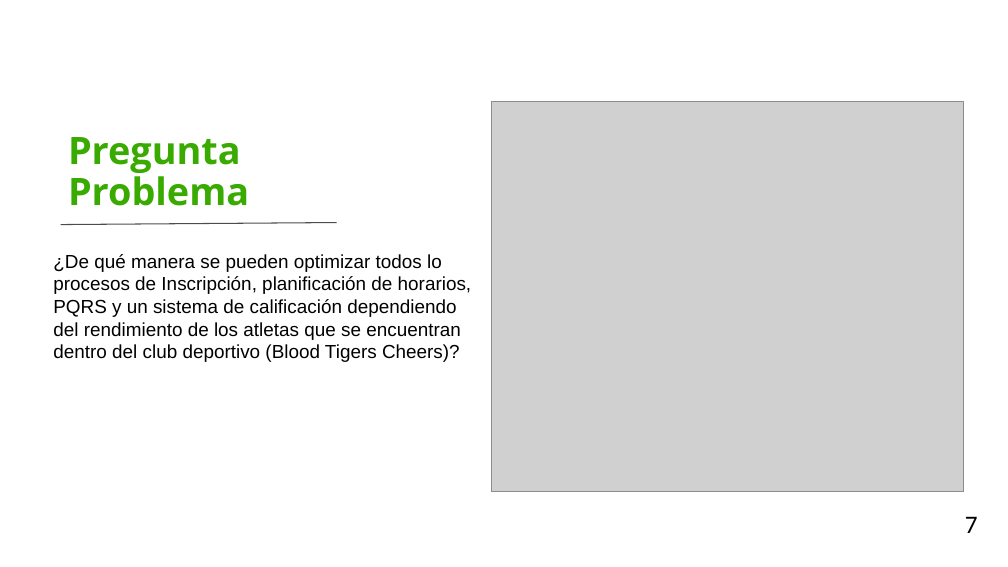
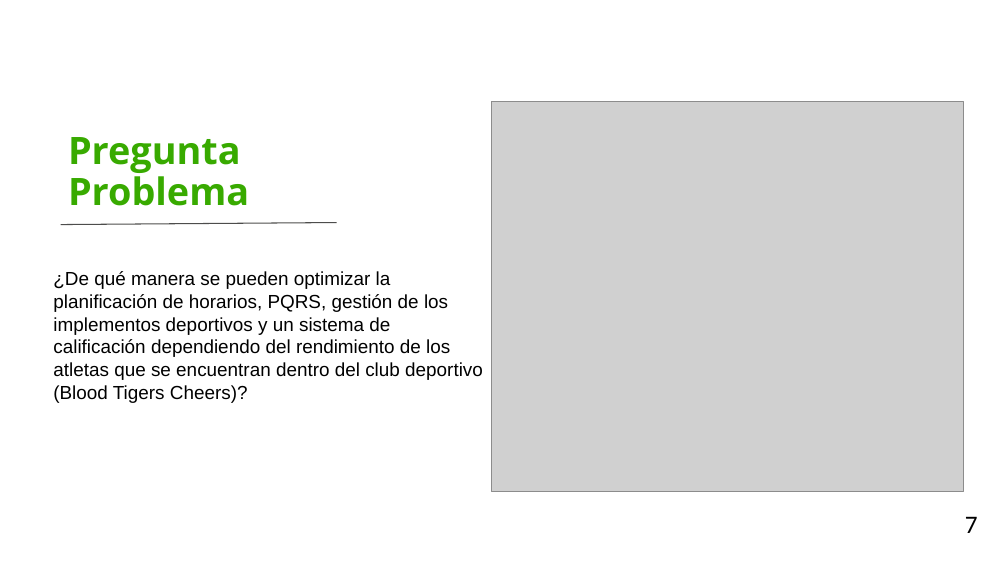
Before and after one commit to DONLEO21/Pruebas, a slide deck: slide 7 of Documentación/Presentacion_SENA_CheerClick_I.pptx. Drawn at 1008x567 pixels with LibreOffice and Linux fonts; fonts in the diff are those of the drawing; grey boxes stand for pictures; background and template pictures are left out. Boxes give left, top, right and bottom in pixels: in the first picture for what was removed or moved away, otherwise in the second. Text is boxed around its words. In the diff, an @@ line names an element or a change of style, - is before the commit and + after.

Commit message:
Tercera Versión Presentación CheerClick I

```diff
--- a/Documentación/Presentacion_SENA_CheerClick_I.pptx
+++ b/Documentación/Presentacion_SENA_CheerClick_I.pptx
@@ text at <box>53,271,483,403</box>: text changed @@
-¿De qué manera se pueden optimizar todos lo procesos de Inscripción, planificación de horarios, PQRS y un sistema de calificación dependiendo del rendimiento de los atletas que se encuentran dentro del club deportivo (Blood Tigers Cheers)?
+¿De qué manera se pueden optimizar la planificación de horarios, PQRS, gestión de los implementos deportivos y un sistema de calificación dependiendo del rendimiento de los atletas que se encuentran dentro del club deportivo (Blood Tigers Cheers)?
```
Also in this commit, not shown: 9 other slides changed, 1 slide added.
